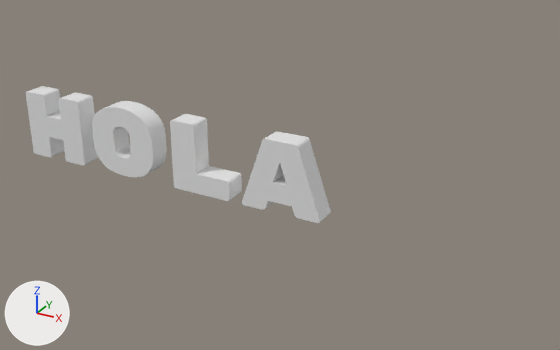
The OBJ model models/textModels/textModel (2).obj as it was, and as the next commit left it.
Before and after are seen from a camera (50 mm lens) standing at (276.0, -259.0, 141.0) and looking at (134.0, 1.0, 12.0). Lighting does not change. The marker at lower left points along +X, +Y and +Z. Where no turn or scale is listed for an object, it has been applied to the vertices. Vertices at the same position are counted once.

Names of what the first picture shows: 'Untitled'.
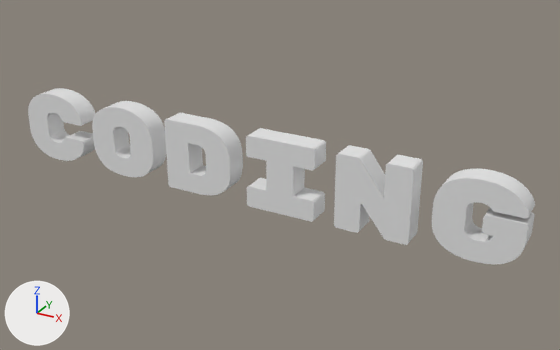
What differs and where, as boxes [x1, y1, x2, y2] in the pictures (560 x 350 px; the box of a moved part takes in the faces that stretch with it):
'Untitled', reshaped (66% wider, 28% taller)
    before: [26, 86, 331, 223]
    after: [28, 88, 535, 264]
part 1 of me_untitled, rebuilt (10% narrower)
    before: [242, 131, 331, 223]
    after: [246, 128, 326, 222]
part 2 of me_untitled, added
    after: [432, 169, 535, 264]
part 3 of me_untitled, added
    after: [334, 145, 423, 245]
part 4 of me_untitled, moved or reshaped
    before: [26, 86, 99, 166]
    after: [28, 88, 96, 161]
part 5 of me_untitled, moved or reshaped
    before: [170, 114, 242, 201]
    after: [164, 113, 243, 195]

What the commit changed:
me_untitled is used by ob_untitled; location (0.0, 0.0, 0.0).
me_untitled had 1362 vertices, 2716 faces and spanned x 3.0..157.0, y -10.0..0.0, z 0.0..32.0.
me_untitled now has 2802 vertices, 5588 faces and spans x 3.0..237.0, y -10.0..0.0, z 0.0..32.0.
me_untitled part 1: the loose piece of 262 vertices spanning x 121.0..157.0, y -10.0..0.0, z 0.0..31.0 is rebuilt with 408 vertices and now spans x 124.0..155.0, y -10.0..0.0, z 0.0..31.0.
me_untitled part 2: a new loose piece of 662 vertices spanning x 203.0..237.0, y -10.0..0.0, z 0.0..32.0.
me_untitled part 3: a new loose piece of 356 vertices spanning x 164.0..194.0, y -10.0..0.0, z 0.0..31.0.
me_untitled part 4: 63 vertices moved from x 4.0..35.0, y -10.0..0.0, z 0.0..31.0 to x 12.0..31.0, y -10.0..0.0, z 0.0..32.0; 327 vertices removed from x 3.0..35.0, y -10.0..0.0, z 0.0..31.0; 527 vertices added at x 3.0..36.0, y -10.0..0.0, z 0.0..32.0.
me_untitled part 5: 15 vertices moved from x 115.0, y -10.0..0.0, z 8.0..9.0 to x 108.0..115.0, y -10.0..0.0, z 1.0..9.0; 235 vertices removed from x 86.0..115.0, y -10.0..0.0, z 0.0..31.0; 311 vertices added at x 83.0..116.0, y -10.0..0.0, z 0.0..31.0.
